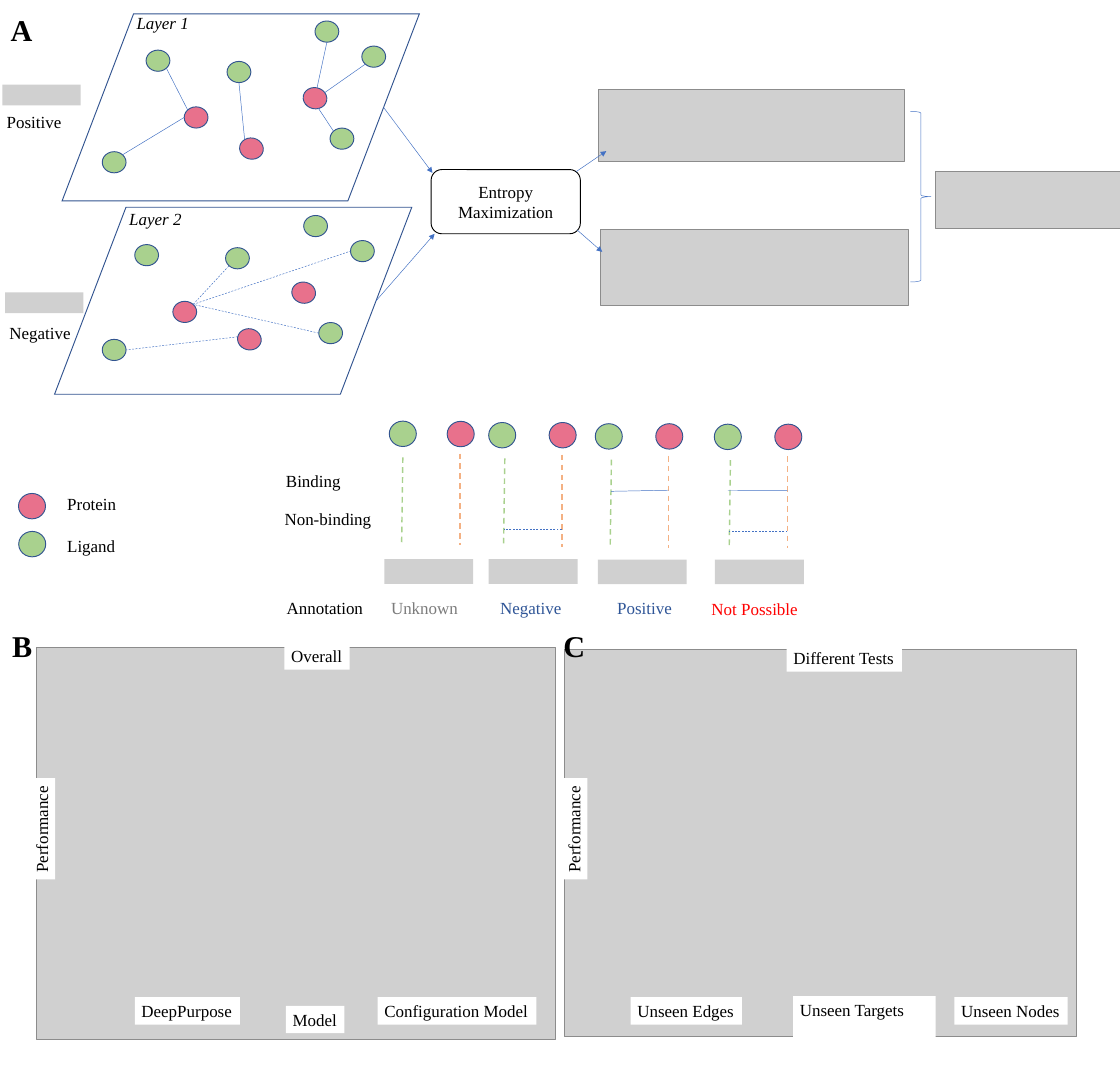
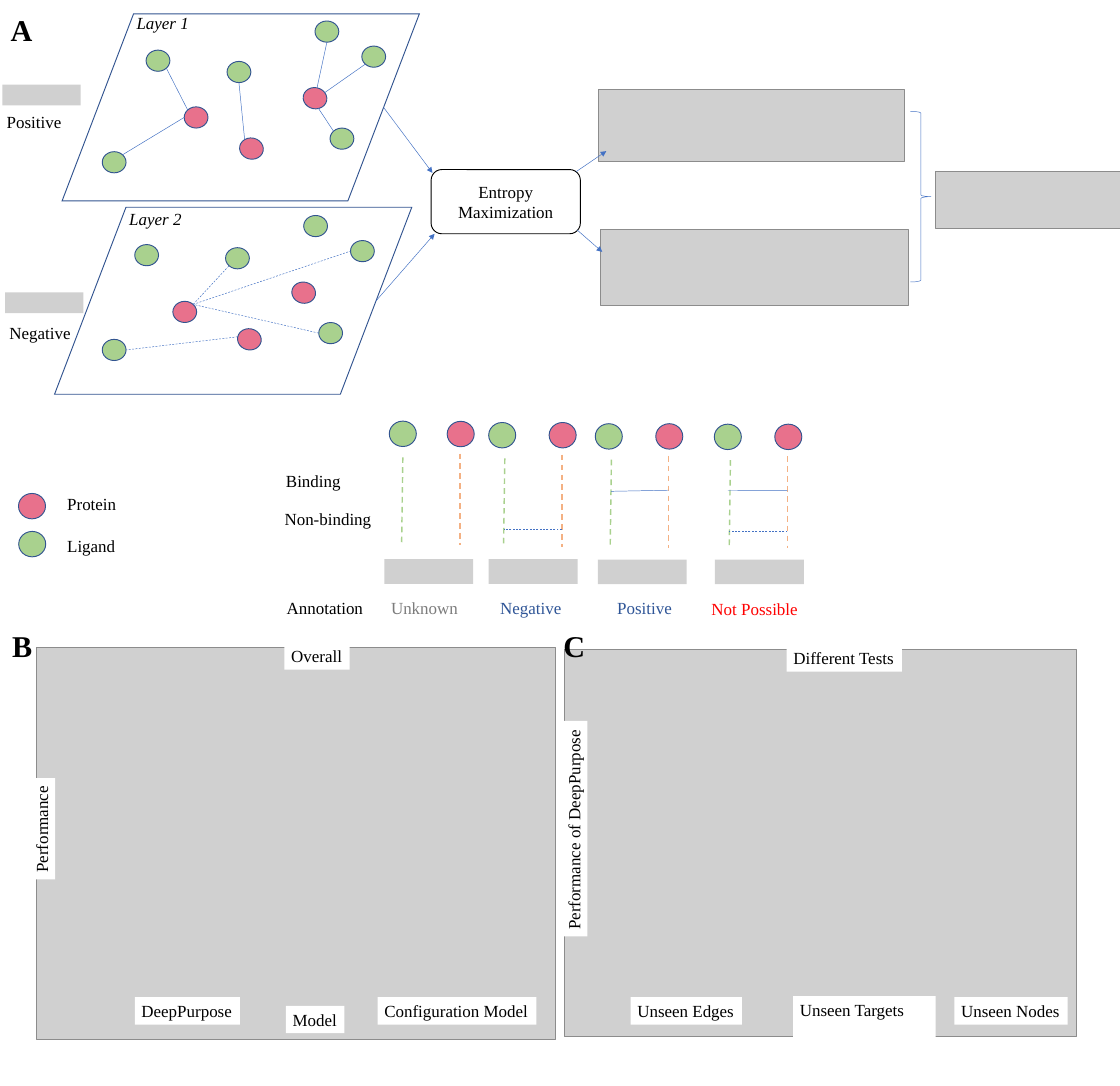
Before and after one commit to Barabasi-Lab/AI-Bind, a slide deck: slide 1 of Images/fig1b.pptx. Drawn at 1120x1086 pixels with LibreOffice and Linux fonts; fonts in the diff are those of the drawing; grey boxes stand for pictures. Boxes give left, top, right and bottom in pixels: in the first picture for what was removed or moved away, otherwise in the second. Text is boxed around its words. In the diff, an @@ line names an element or a change of style, - is before the commit and + after.

```diff
--- a/Images/fig1b.pptx
+++ b/Images/fig1b.pptx
@@ rectangle "Performance of DeepPurpose": place and size @@
-rectangle "Performance of DeepPurpose" at box(560, 778, 587, 879)
+rectangle "Performance of DeepPurpose" at box(560, 721, 587, 937)
@@ text in rectangle at box(565, 739, 584, 928): text changed @@
-Performance
+Performance of DeepPurpose
```
Also in this commit, not shown: 18 other files.
